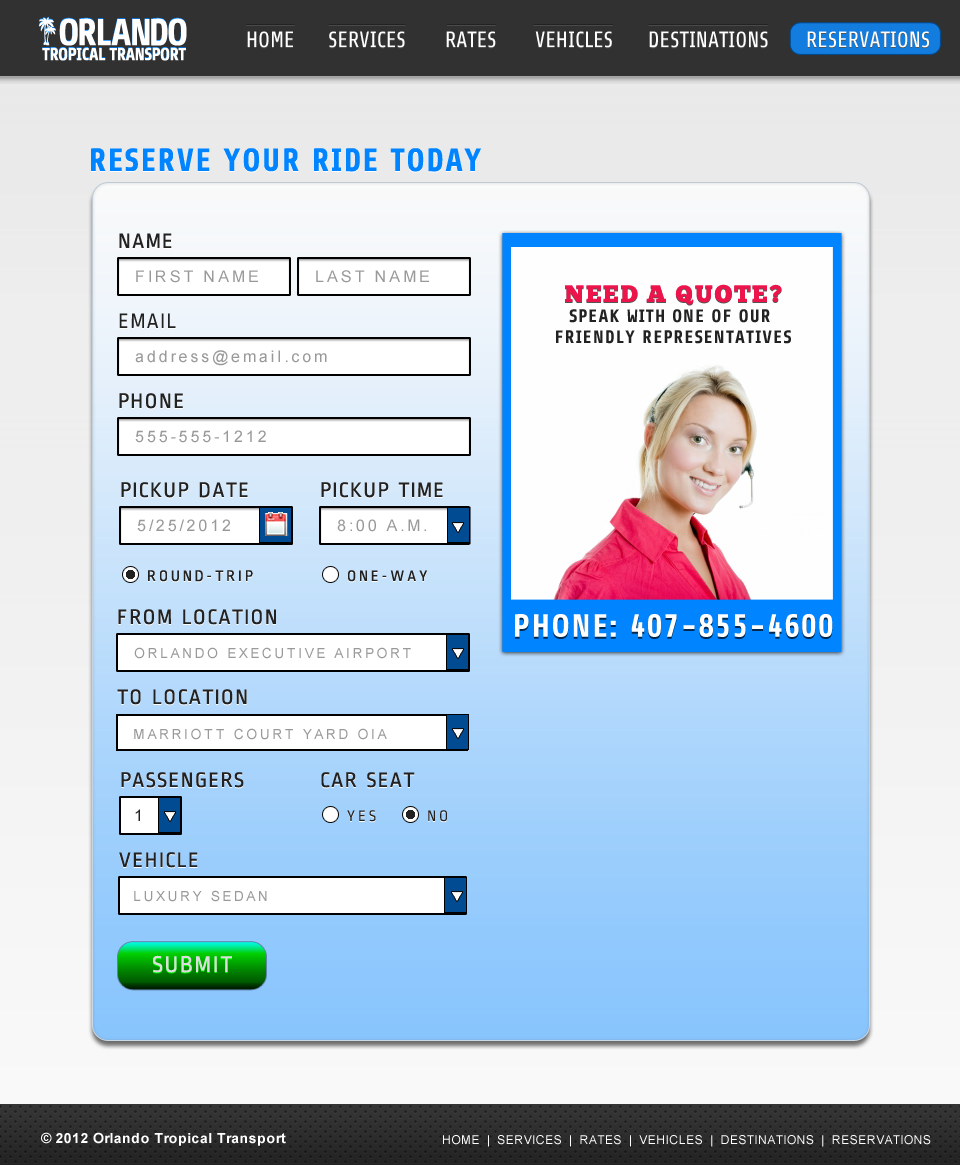
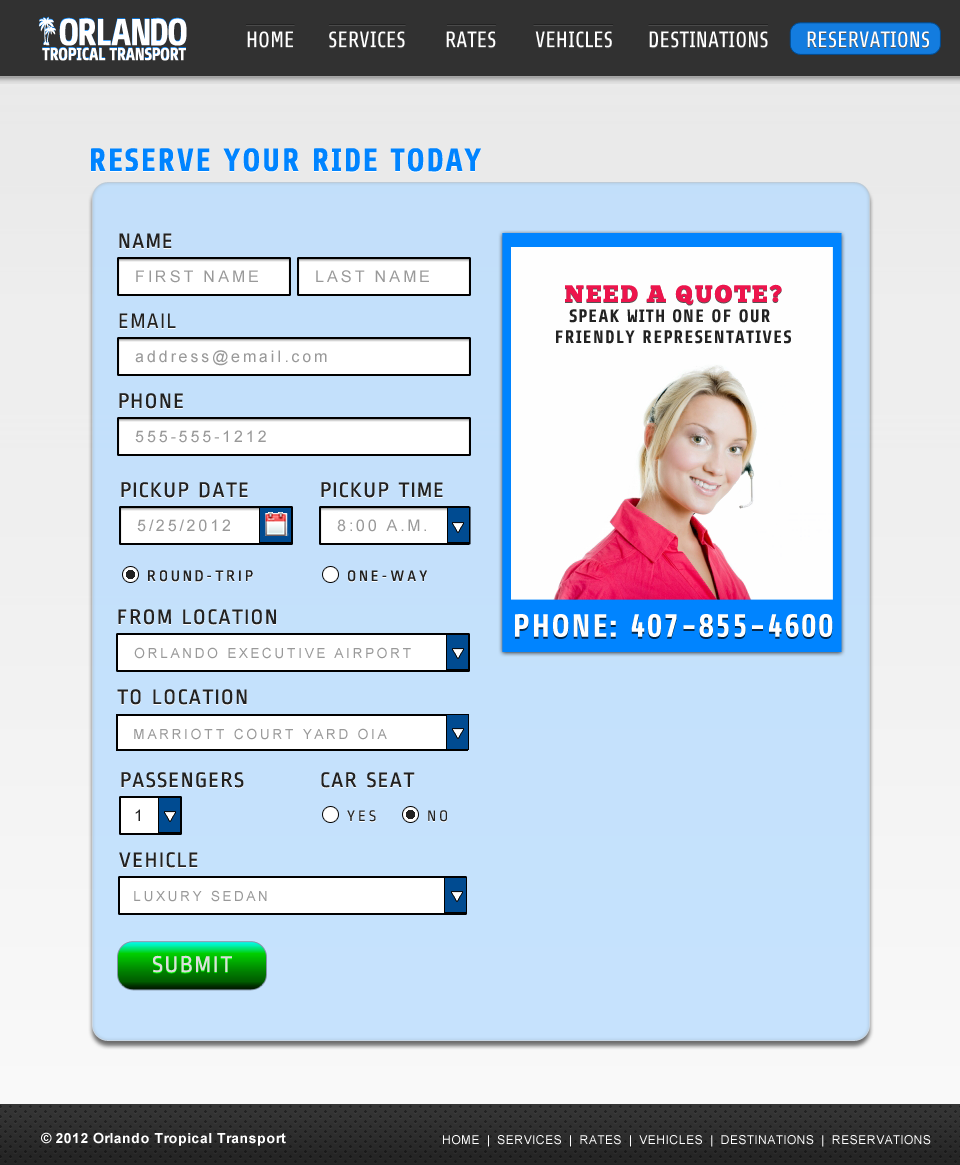
The second 960px x 1165px image is a revision of the first. Changes to its layers:
pixels changed over left=93, top=183, right=869, bottom=1040 (layer not identified)
